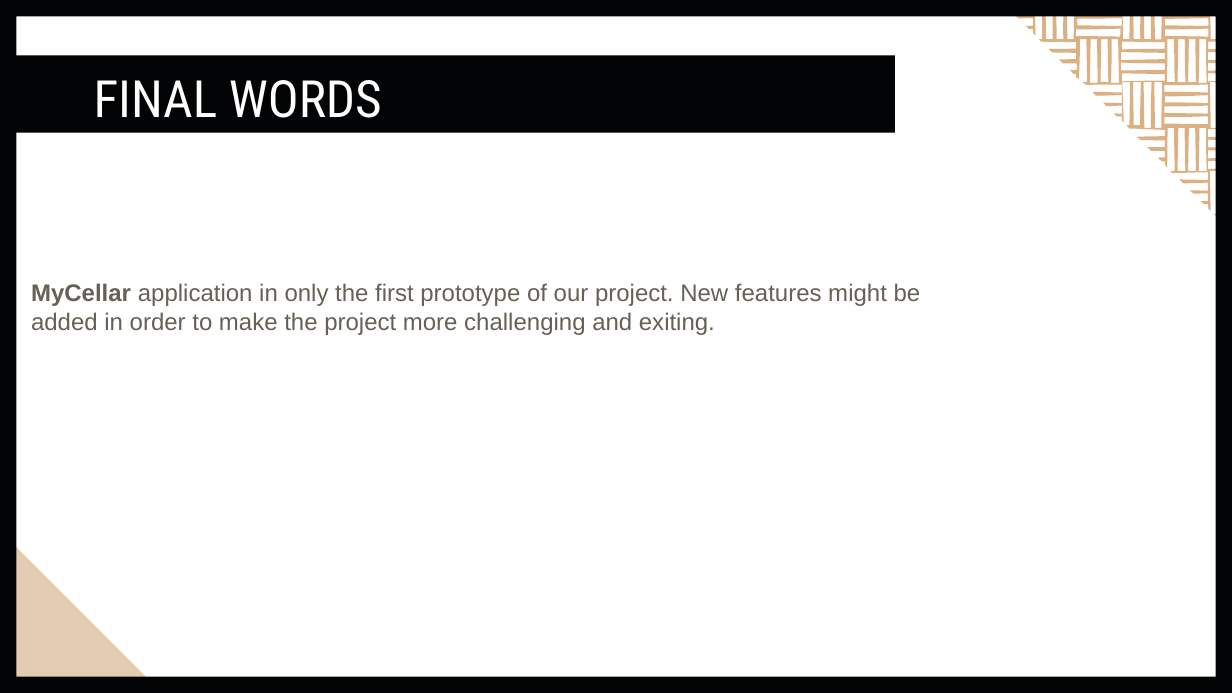
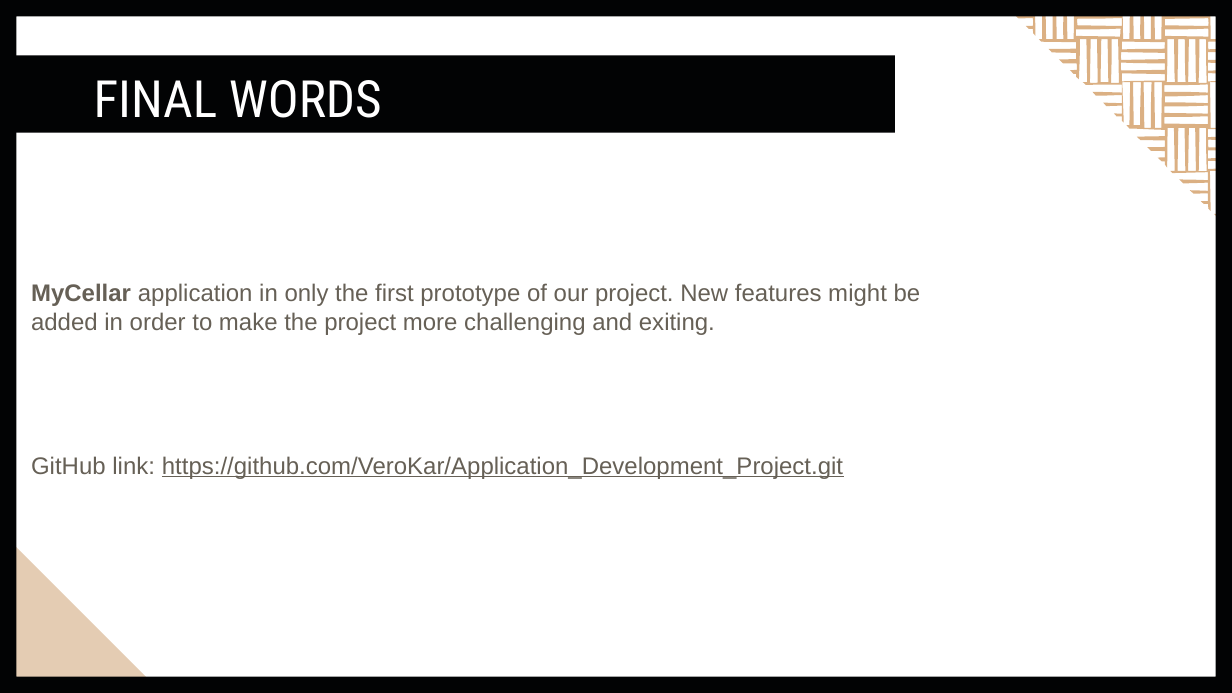
Before and after one commit to VeroKar/Application_Development_Project, a slide deck: slide 14 of MyCellar Presentation.pptx. Drawn at 1232x693 pixels with LibreOffice and Linux fonts; fonts in the diff are those of the drawing. Boxes give left, top, right and bottom in pixels: in the first picture for what was removed or moved away, otherwise in the second. Text is boxed around its words. In the diff, an @@ line names an element or a change of style, - is before the commit and + after.

Commit message:
Modified powerpoint

```diff
--- a/MyCellar Presentation.pptx
+++ b/MyCellar Presentation.pptx
@@ text at (x1=31, y1=456, x2=843, y2=479): paragraph added @@
+GitHub link: https://github.com/VeroKar/Application_Development_Project.git
```
